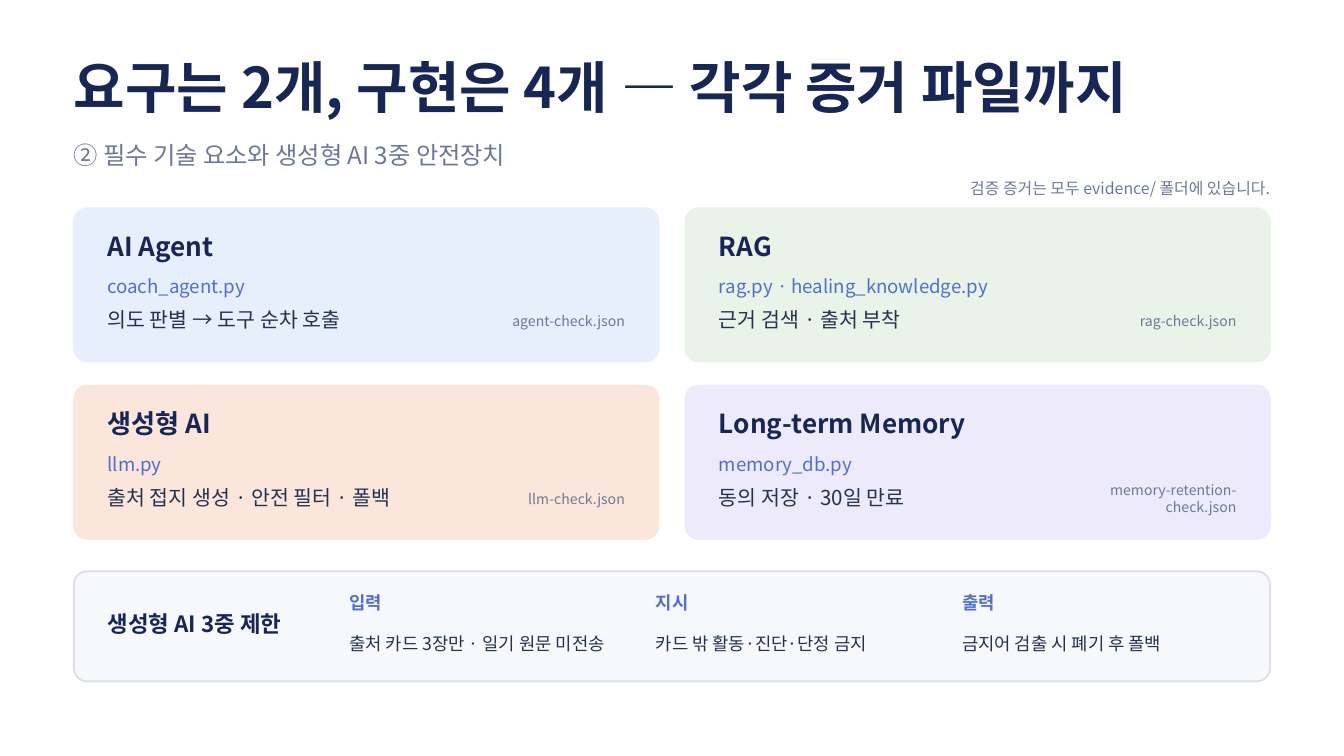
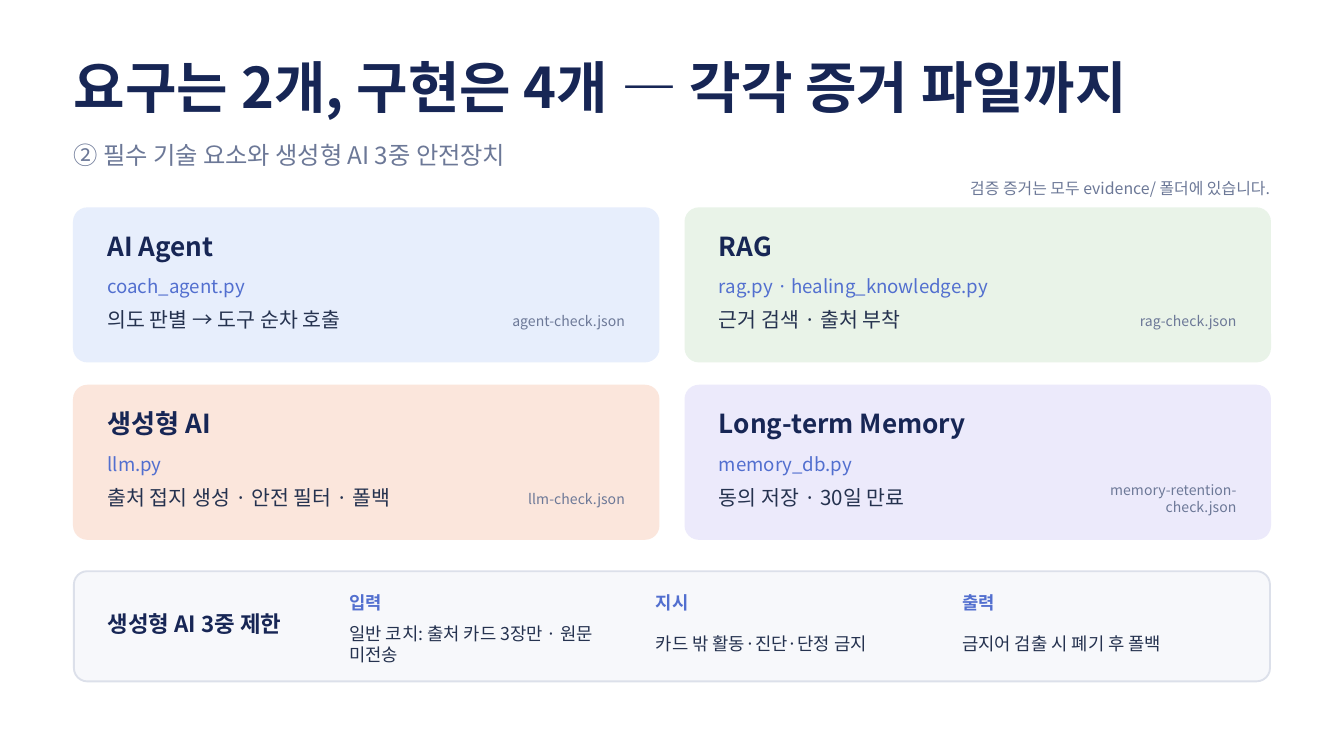
Before and after one commit to codyssey-seungmin/M2-1, a slide deck: slide 6 of docs/presentation.pptx. Drawn at 1344x756 pixels with LibreOffice and Linux fonts; fonts in the diff are those of the drawing. Boxes give left, top, right and bottom in pixels: in the first picture for what was removed or moved away, otherwise in the second. Text is boxed around its words. In the diff, an @@ line names an element or a change of style, - is before the commit and + after.

```diff
--- a/docs/presentation.pptx
+++ b/docs/presentation.pptx
@@ text at box(349, 625, 594, 663): text changed @@
-출처 카드 3장만 · 일기 원문 미전송
+일반 코치: 출처 카드 3장만 · 원문 미전송
```
Also in this commit, not shown: 9 other slides changed, 2 other files.
